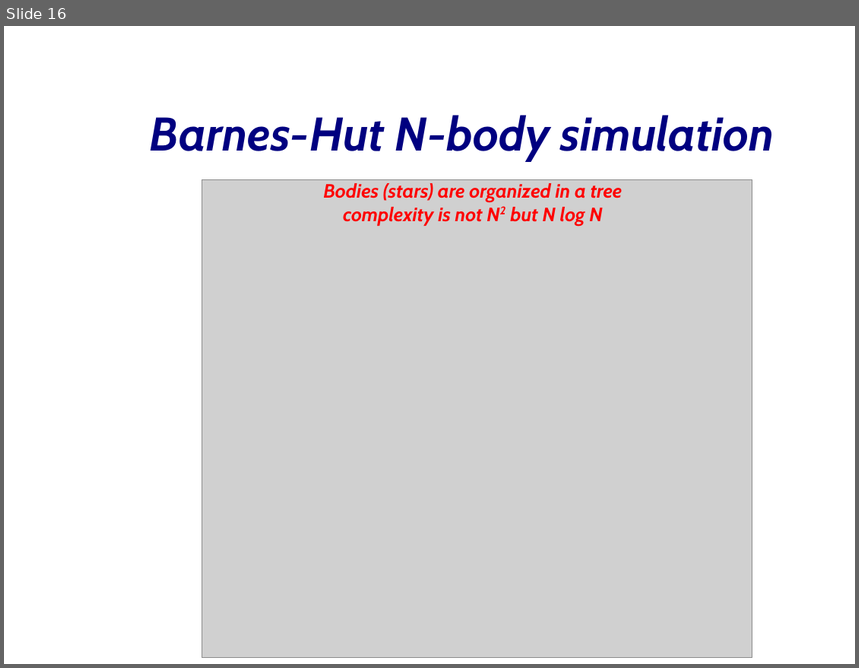
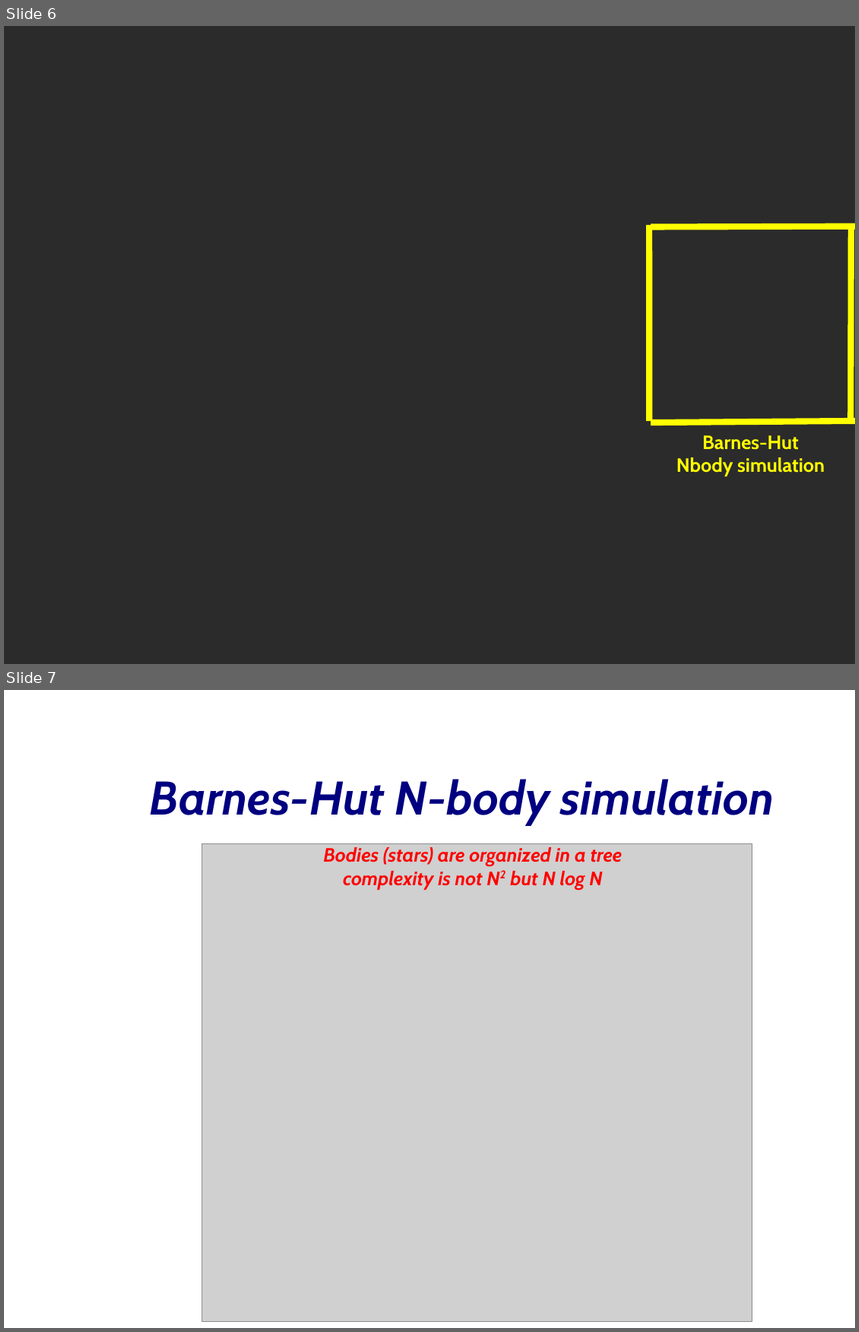
Before and after one commit to JungleComputing/barnes-demo, a slide deck: presentation.odp. Shown one above the other, each under a label of ours: slide 16 before the commit, slides 6 and 7 after it. The pictures are 859x668 and 859x1332 pixels, drawn with LibreOffice and Linux fonts; fonts in the diff are those of the drawing; grey boxes stand for pictures; background and template pictures are left out; a plain dark background stands for a picture behind light text. Boxes give left, top, right and bottom in pixels: in the first picture for what was removed or moved away, otherwise in the second. Text is boxed around its words. In the diff, an @@ line names an element or a change of style, - is before the commit and + after.

```diff
--- a/presentation.odp
+++ b/presentation.odp
@@ slide 6 added at (4, 26, 855, 664), background picture (left out) @@
@@ line added from (650, 225) to (650, 421), #FFFF00 5.75 pt @@
@@ line added from (652, 227) to (855, 227), #FFFF00 5.75 pt @@
@@ line added from (851, 227) to (851, 423), #FFFF00 5.75 pt @@
@@ line added from (652, 423) to (855, 421), #FFFF00 5.75 pt @@
@@ text added at (677, 436, 825, 477), 18 pt, text #FFFF00, bold @@
+Barnes-Hut
+Nbody simulation
@@ what was slide 16 is now slide 7 @@
```
Also in this commit, not shown: 8 slides changed, 2 other slides added, 1 slide removed.
